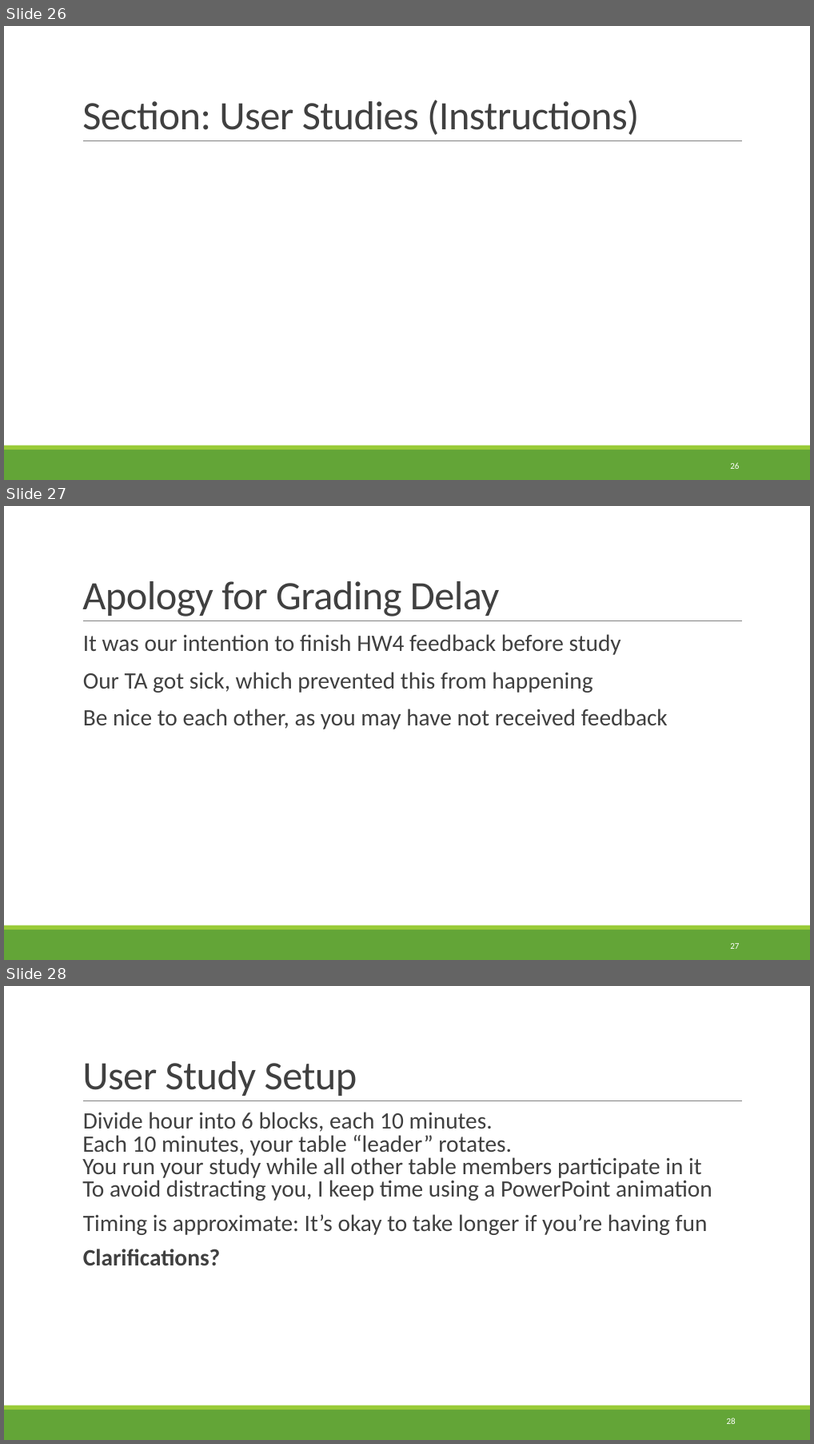
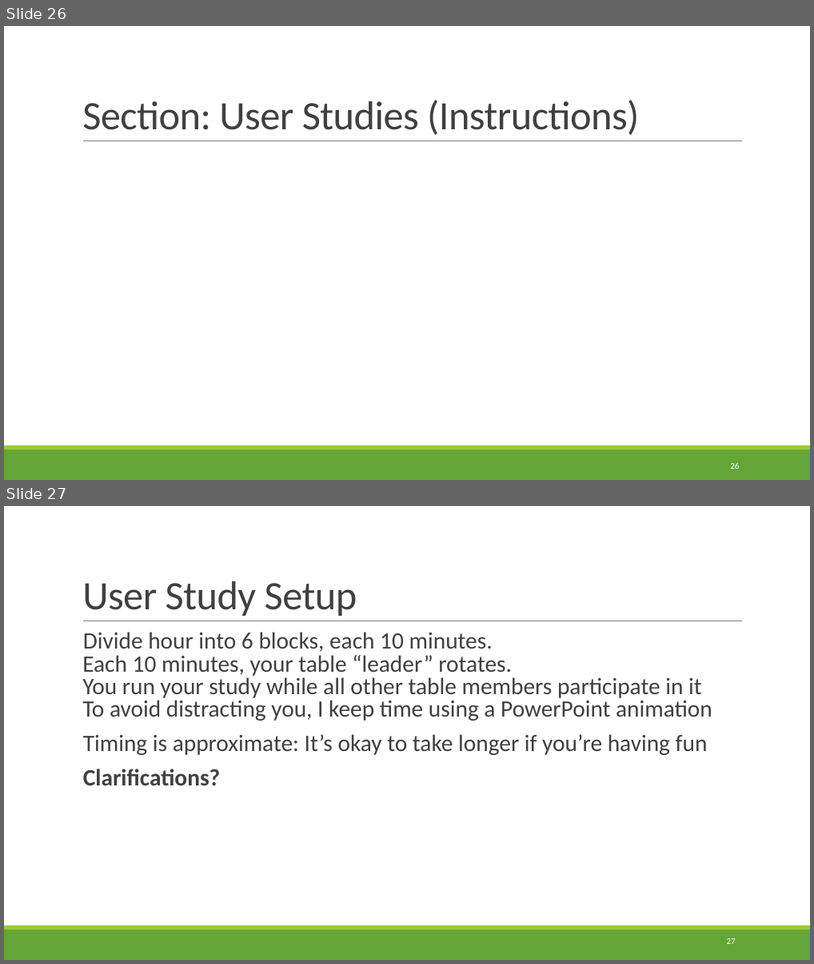
Before and after one commit to rbohrer/pl-course, a slide deck: LectureSlides/11NaturalLanguage.pptx. Shown one above the other, each under a label of ours: slides 26, 27 and 28 before the commit, slides 26 and 27 after it. The pictures are 814x1444 and 814x964 pixels, drawn with LibreOffice and Linux fonts; fonts in the diff are those of the drawing. Boxes give left, top, right and bottom in pixels: in the first picture for what was removed or moved away, otherwise in the second. Text is boxed around its words. In the diff, an @@ line names an element or a change of style, - is before the commit and + after.

```diff
--- a/LectureSlides/11NaturalLanguage.pptx
+++ b/LectureSlides/11NaturalLanguage.pptx
@@ slide 27 removed at (4,506,810,960), background #FFFFFF; not listed: 3 template elements that a slide beside it also shows @@
@@ title removed at (82,581,500,616) @@
-Apology for Grading Delay
@@ text removed at (83,634,668,729) @@
-  It was our intention to finish HW4 feedback before study
-  Our TA got sick, which prevented this from happening
-  Be nice to each other, as you may have not received feedback
@@ page number removed at (730,943,739,948) @@
-27
@@ what was slide 28 is now slide 27 @@
@@ page number at (727,938,736,944): text changed @@
-28
+27
```
Also in this commit, not shown: 1 slide changed.
